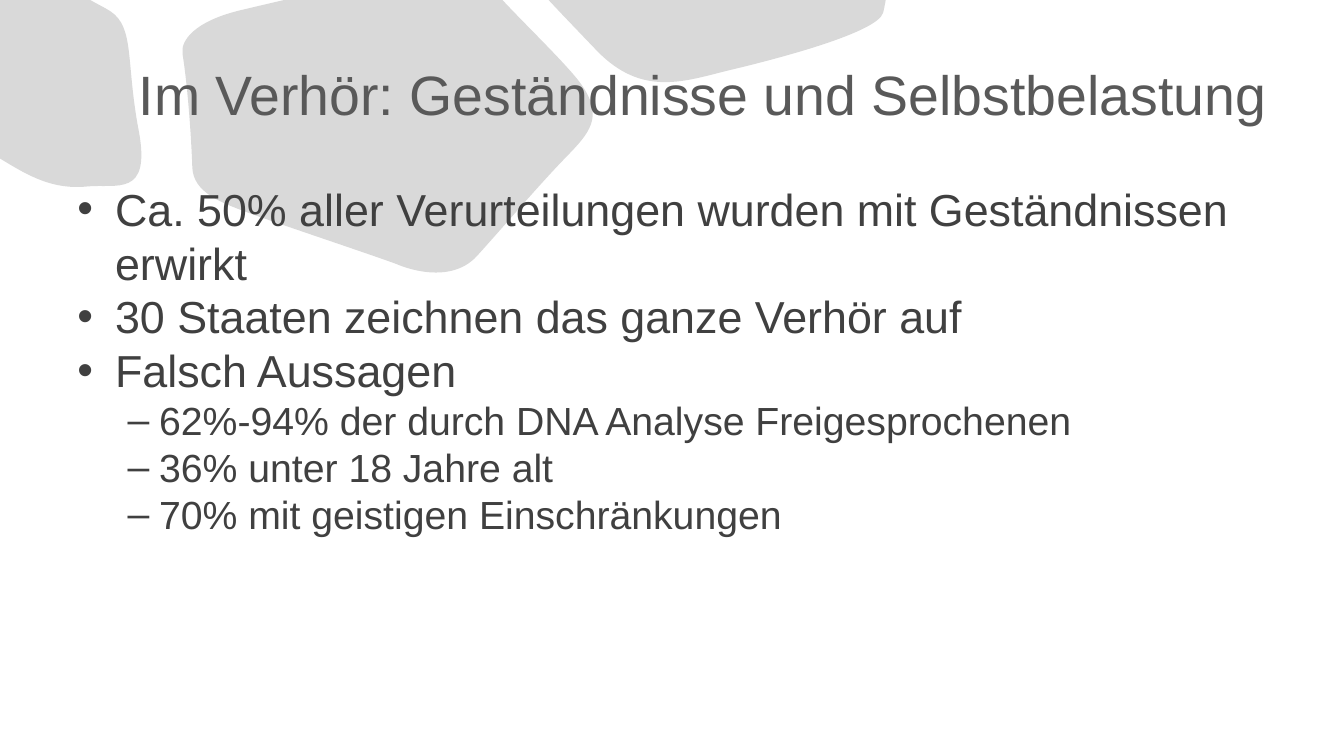
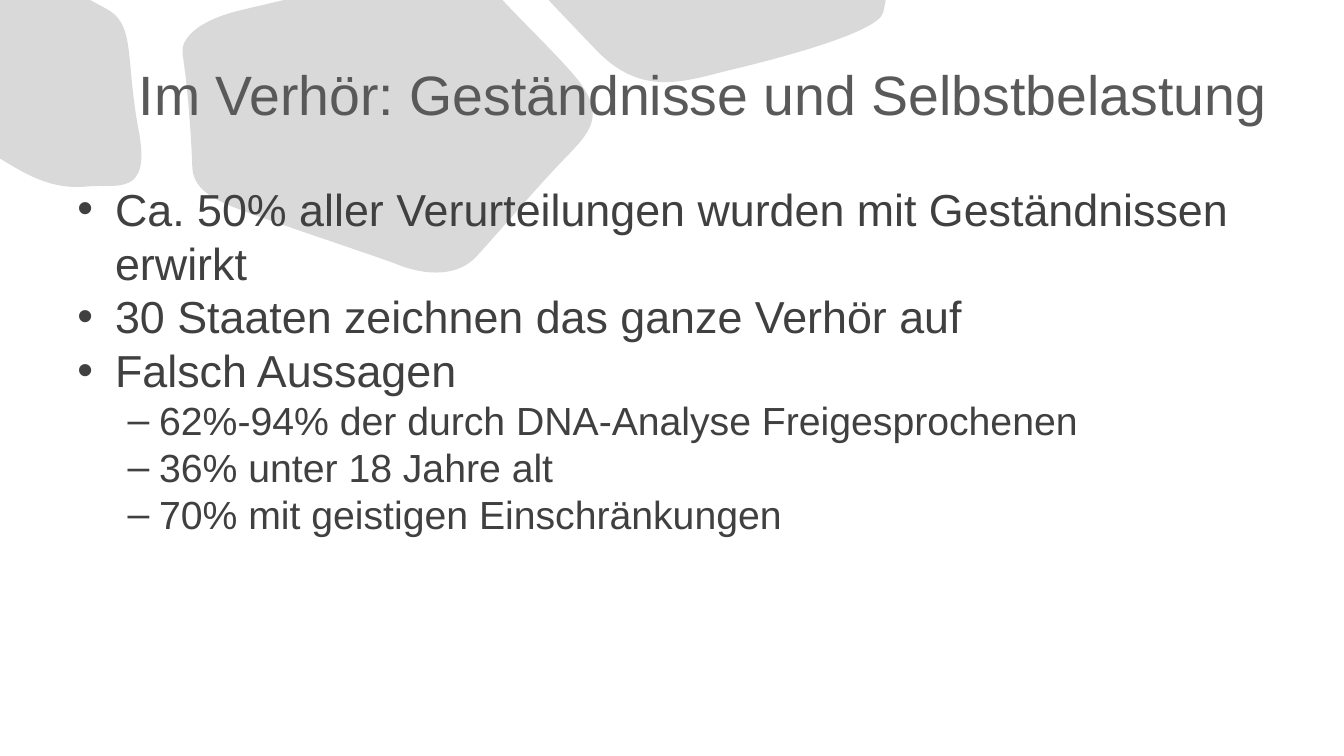
Before and after one commit to MAA28/Abi, a slide deck: slide 4 of Seminarfach/Präsentation.pptx. Drawn at 1344x756 pixels with LibreOffice and Linux fonts; fonts in the diff are those of the drawing. Boxes give left, top, right and bottom in pixels: in the first picture for what was removed or moved away, otherwise in the second. Text is boxed around its words. In the diff, an @@ line names an element or a change of style, - is before the commit and + after.

```diff
--- a/Seminarfach/Präsentation.pptx
+++ b/Seminarfach/Präsentation.pptx
@@ text at [159, 406, 1078, 443]: text changed @@
-  – 62%-94% der durch DNA Analyse Freigesprochenen
+  – 62%-94% der durch DNA-Analyse Freigesprochenen
```
Also in this commit, not shown: 2 other slides changed, 1 slide added, 1 slide removed, 1 other file.
